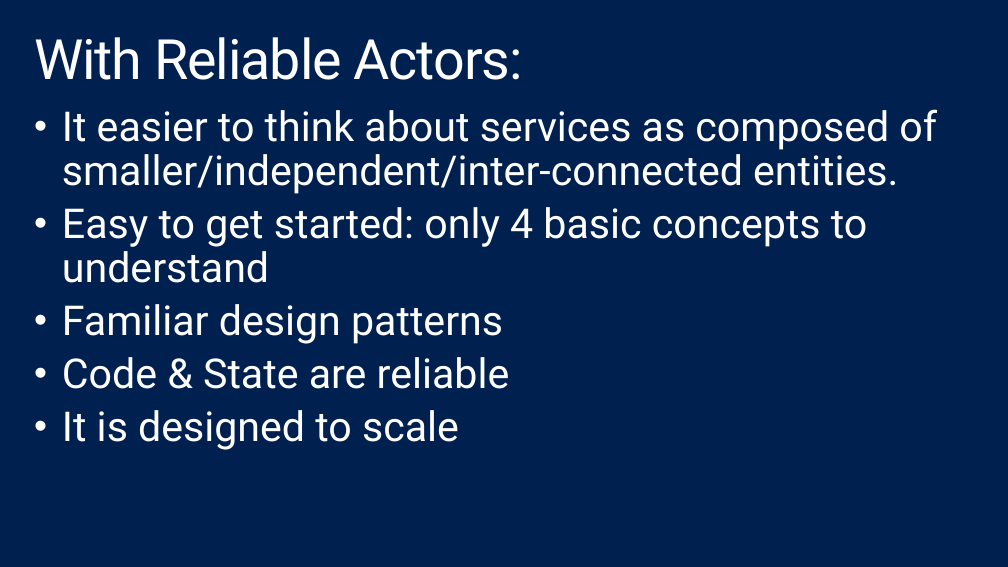
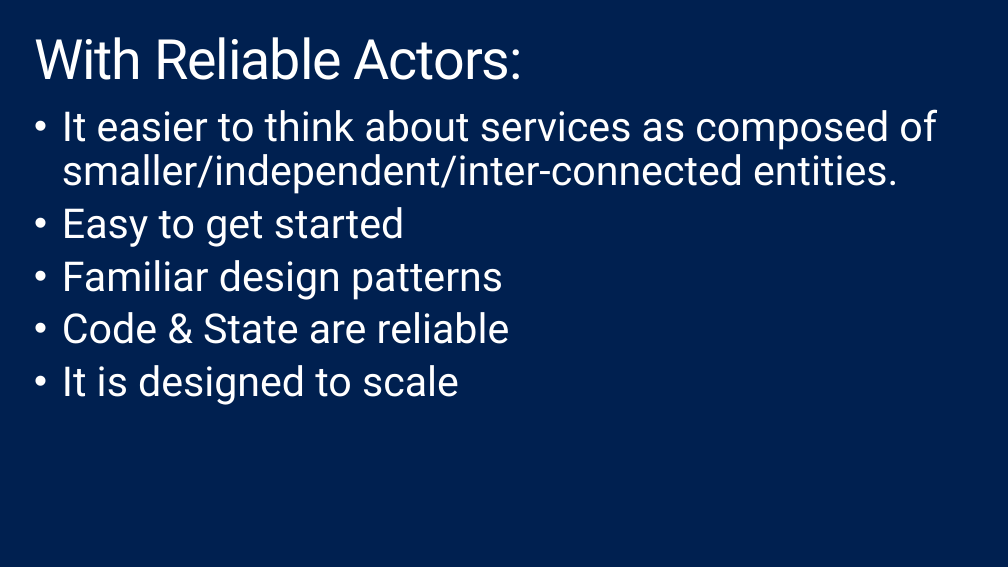
Before and after one commit to shawnweisfeld/20150514_ServiceFabric, a slide deck: slide 18 of Service Fabric.pptx (slide 19 before the commit). Drawn at 1008x567 pixels with LibreOffice and Linux fonts; fonts in the diff are those of the drawing; background and template pictures are left out. Boxes give left, top, right and bottom in pixels: in the first picture for what was removed or moved away, otherwise in the second. Text is boxed around its words. In the diff, an @@ line names an element or a change of style, - is before the commit and + after.

Commit message:
updated ppt

```diff
--- a/Service Fabric.pptx
+++ b/Service Fabric.pptx
@@ text at (62, 207, 404, 247): text changed @@
-• Easy to get started: only 4 basic concepts to understand
+• Easy to get started
```
Also in this commit, not shown: 2 other slides changed, 1 slide removed.
